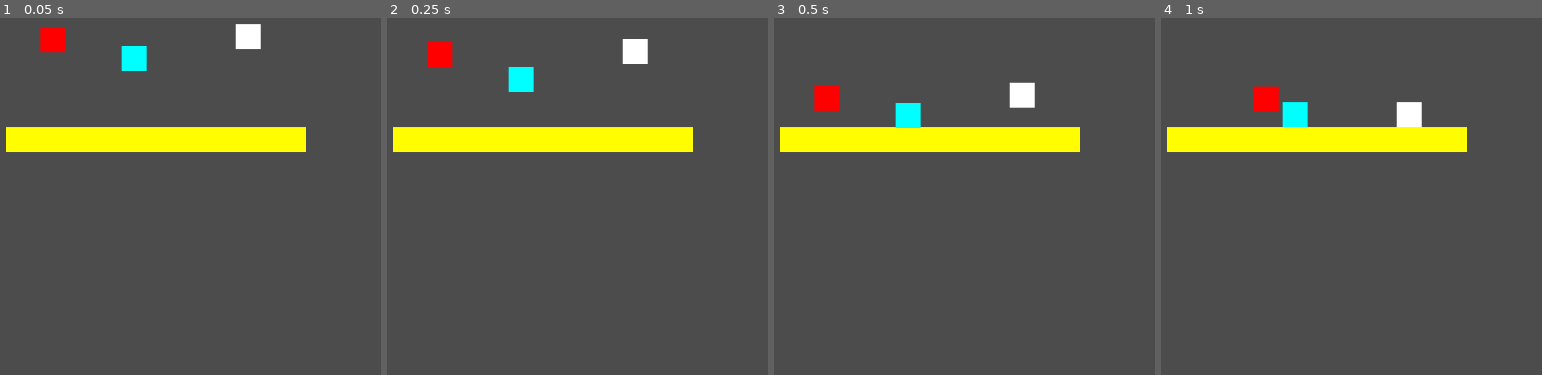
Above: before the commit, frames 1-4 (left to right).
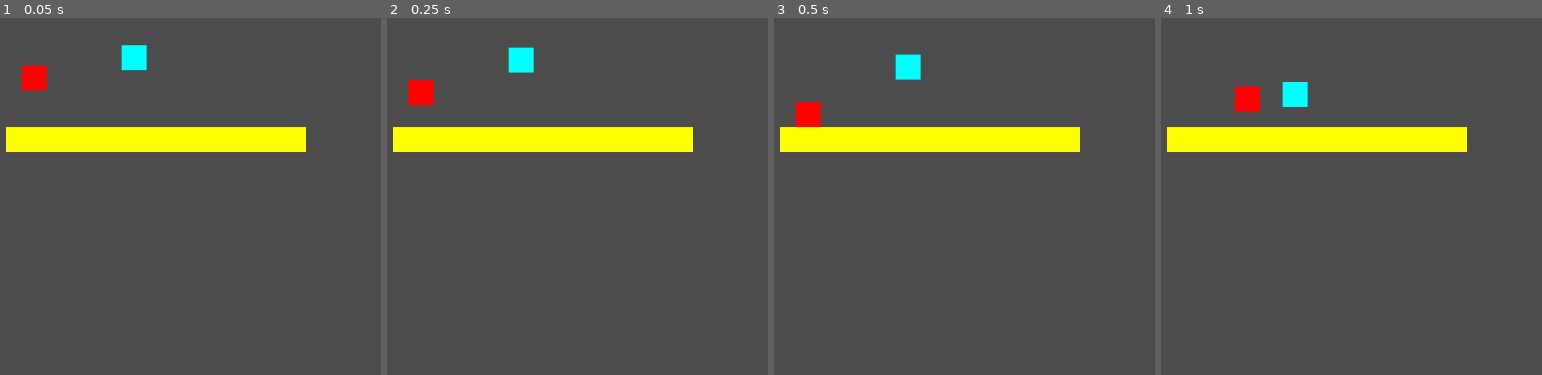
Above: after the commit, the same moments.

Repository: Yagoi23/Game-Jam-2022
Game: Godot game, scene res://TestScene.tscn
Two runs of this game, one before a commit and one after it. Both use one fixed random seed, a clock stepped at 60 frames per second and the inputs below. The project has no main scene, so this scene is started directly.
Inputs:
- Up to frame 1 (0.05 s): no input
- Up to frame 2 (0.25 s): no input
- Up to frame 3 (0.5 s): no input
- Up to frame 4 (1 s): hold D (p1_right) from 0.53 s (still down); tap Left (p2_left, bound only before the commit) at 0.6 s; tap W (p1_up) at 0.77 s; tap Right (p2_right, bound only before the commit) at 0.8 s

The runs differ from the first frame. In frame 1, 1.5% of the frame differs, in the area x 5-69%, y 1-21%; in frame 2, 2.2%; in frame 3, 2.4%, in the area x 5-69%, y 10-31%; in frame 4, 2.0%.

Commit message:
Code Simplification

Diff:
--- a/Box.tscn
+++ b/Box.tscn
@@ -6,7 +6,6 @@
 extents = Vector2( 16, 16 )
 
 [node name="Box" type="RigidBody2D"]
-gravity_scale = 9.8
 
 [node name="Sprite" type="Sprite" parent="."]
 texture = ExtResource( 1 )
--- a/Player.gd
+++ b/Player.gd
@@ -47,35 +47,22 @@
 	if is_on_floor():
 		print("on floor")
 		velocity.y = 0
+		player_state = state.IDLE
 	elif is_on_floor() == false:
 		print("not on floor")
-	#if Input.is_action_pressed(right_key):
-	#	print("right")
-	move_dir = Input.get_action_strength(right_key) - Input.get_action_strength(left_key)
-	if move_dir != 0:
-		print("moving")
-		velocity.x = move_dir*speed
-	else:
-		velocity.x = 0
-	if Input.is_action_pressed(up_key) and is_on_floor():
-		velocity.y += jump_speed
-
-
-	if is_on_floor():
-		player_state = state.IDLE
-	elif not is_on_floor():
 		#print("not on floor")
 		if velocity.y <= 0:
 			player_state = state.JUMP
+			JUMP()
 		else:
 			player_state = state.FALL
-
-	if player_state == state.FALL:
-		#print("falling")
-		FALL()
-	elif player_state == state.JUMP:
-		#print("jumping")
-		JUMP()
+			FALL()
+	move_dir = Input.get_action_strength(right_key) - Input.get_action_strength(left_key)
+	if move_dir:
+		print("moving")
+	velocity.x = move_dir*speed
+	if Input.is_action_pressed(up_key) and is_on_floor():
+		velocity.y += jump_speed
 	move_and_slide(velocity, Vector2.UP)
 
 
--- a/TestScene.tscn
+++ b/TestScene.tscn
@@ -19,8 +19,4 @@
 current = true
 
 [node name="Player" parent="." instance=ExtResource( 3 )]
-position = Vector2( 92, -241 )
-
-[node name="Player2" parent="." instance=ExtResource( 3 )]
-position = Vector2( 342, -245 )
-player_num = 1
+position = Vector2( 68, -192 )
--- a/project.godot
+++ b/project.godot
@@ -30,21 +30,6 @@
 "events": [ Object(InputEventKey,"resource_local_to_scene":false,"resource_name":"","device":0,"alt":false,"shift":false,"control":false,"meta":false,"command":false,"pressed":false,"scancode":87,"physical_scancode":0,"unicode":0,"echo":false,"script":null)
  ]
 }
-p2_right={
-"deadzone": 0.5,
-"events": [ Object(InputEventKey,"resource_local_to_scene":false,"resource_name":"","device":0,"alt":false,"shift":false,"control":false,"meta":false,"command":false,"pressed":false,"scancode":16777233,"physical_scancode":0,"unicode":0,"echo":false,"script":null)
- ]
-}
-p2_left={
-"deadzone": 0.5,
-"events": [ Object(InputEventKey,"resource_local_to_scene":false,"resource_name":"","device":0,"alt":false,"shift":false,"control":false,"meta":false,"command":false,"pressed":false,"scancode":16777231,"physical_scancode":0,"unicode":0,"echo":false,"script":null)
- ]
-}
-p2_up={
-"deadzone": 0.5,
-"events": [ Object(InputEventKey,"resource_local_to_scene":false,"resource_name":"","device":0,"alt":false,"shift":false,"control":false,"meta":false,"command":false,"pressed":false,"scancode":16777232,"physical_scancode":0,"unicode":0,"echo":false,"script":null)
- ]
-}
 
 [physics]
 
Not shown, added: GameJam2022TileSet.png.import
